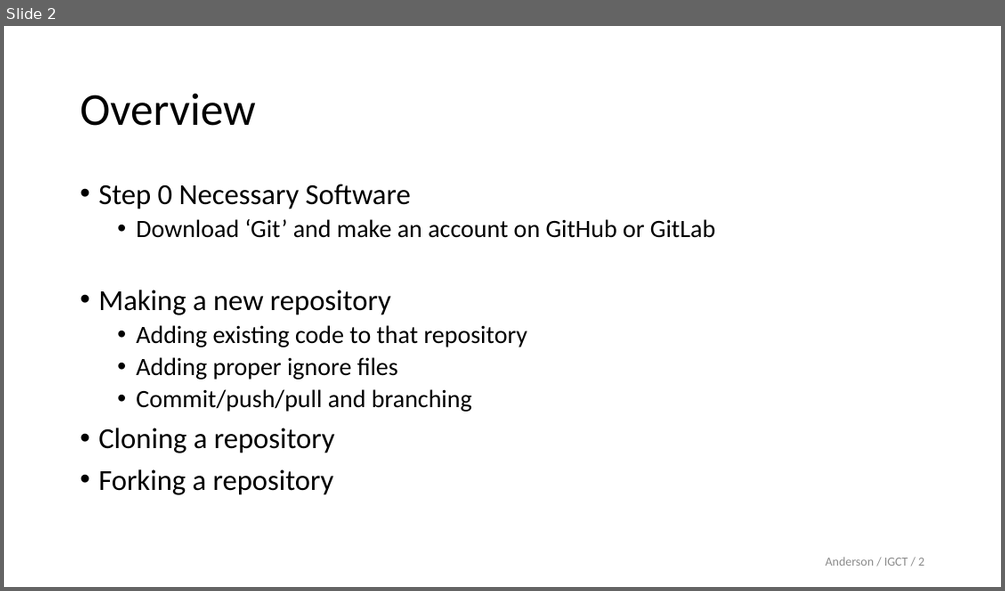
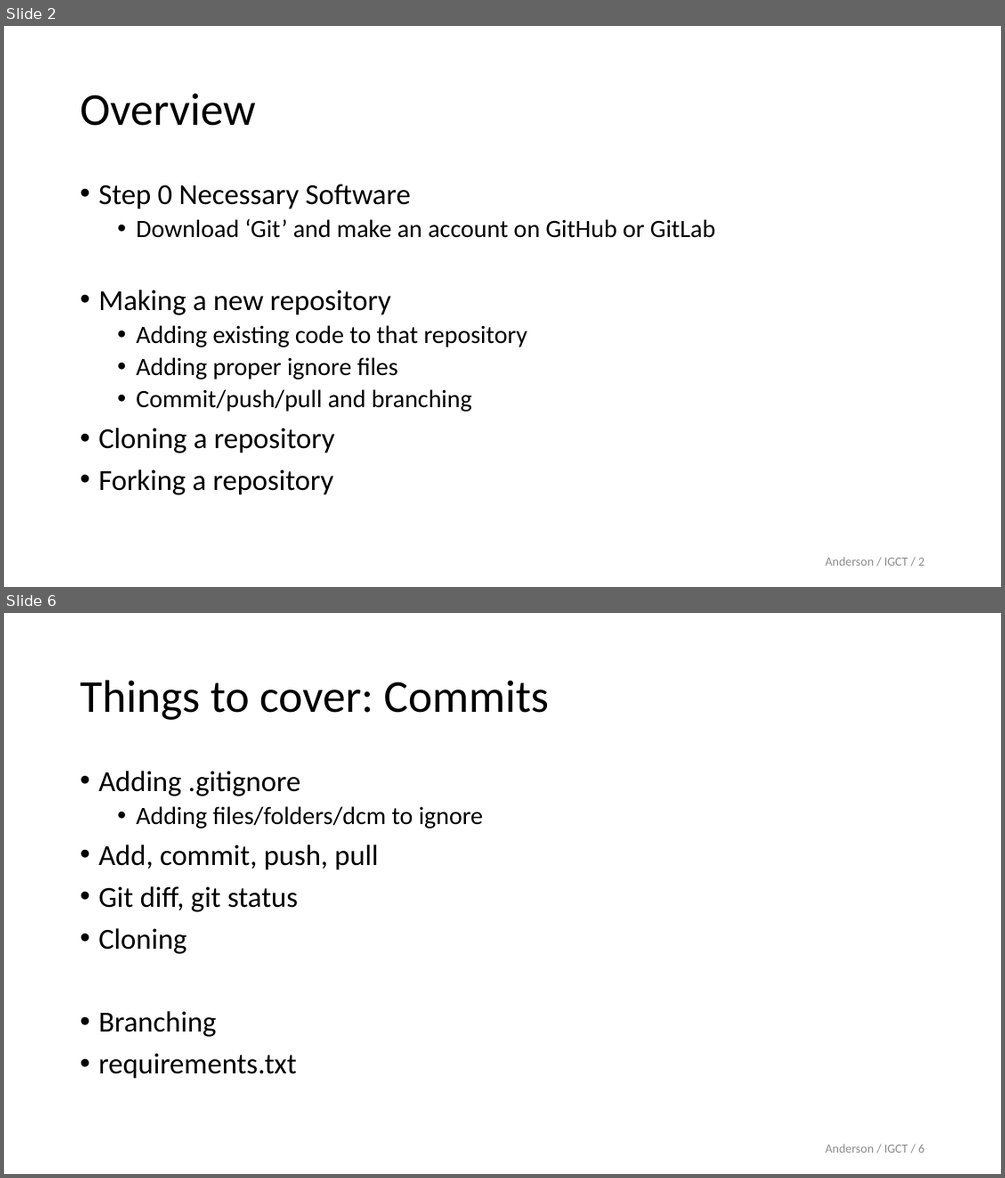
Before and after one commit to brianmanderson/TeachingGithubProcedures, a slide deck: Presentation.pptx. Shown one above the other, each under a label of ours: slide 2 before the commit, slides 2 and 6 after it; the slides between them are not shown. The pictures are 1005x591 and 1005x1178 pixels, drawn with LibreOffice and Linux fonts; fonts in the diff are those of the drawing; background and template pictures are left out. Boxes give left, top, right and bottom in pixels: in the first picture for what was removed or moved away, otherwise in the second. Text is boxed around its words. In the diff, an @@ line names an element or a change of style, - is before the commit and + after.

```diff
--- a/Presentation.pptx
+++ b/Presentation.pptx
@@ slide 6 added at box(4, 613, 1001, 1174), background #FFFFFF @@
@@ title added at box(80, 680, 549, 720), 44 pt, text #000000 @@
+Things to cover: Commits
@@ text added at box(98, 771, 483, 1078), 28 pt, text #000000 @@
+• Adding .gitignore
+  • Adding files/folders/dcm to ignore
+• Add, commit, push, pull
+• Git diff, git status
+• Cloning
+• Branching
+• requirements.txt
@@ page number added at box(825, 1143, 924, 1152), 12 pt, text #8C8C8C @@
+Anderson / IGCT / 6
```
Also in this commit, not shown: 5 other slides added, 1 slide removed, 1 other file.
